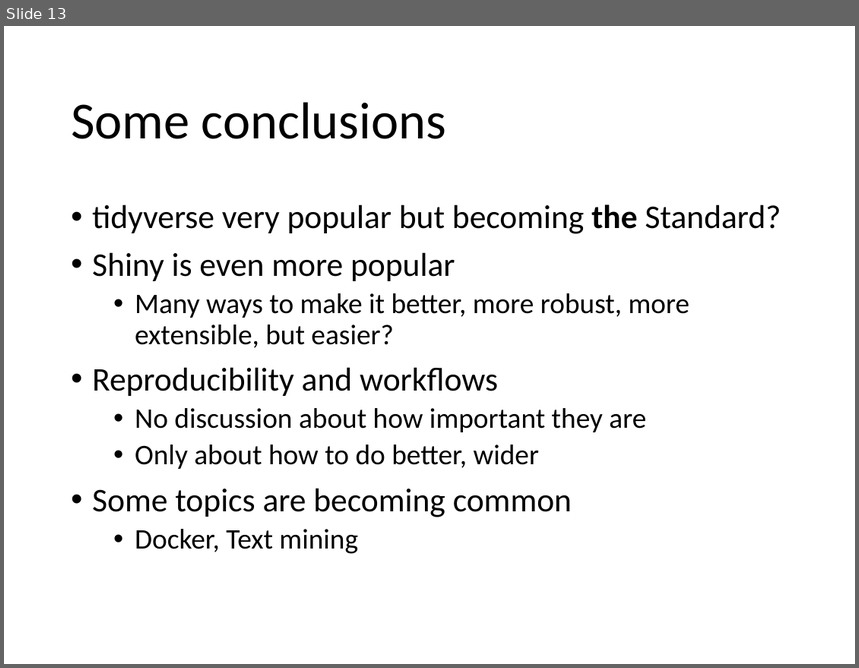
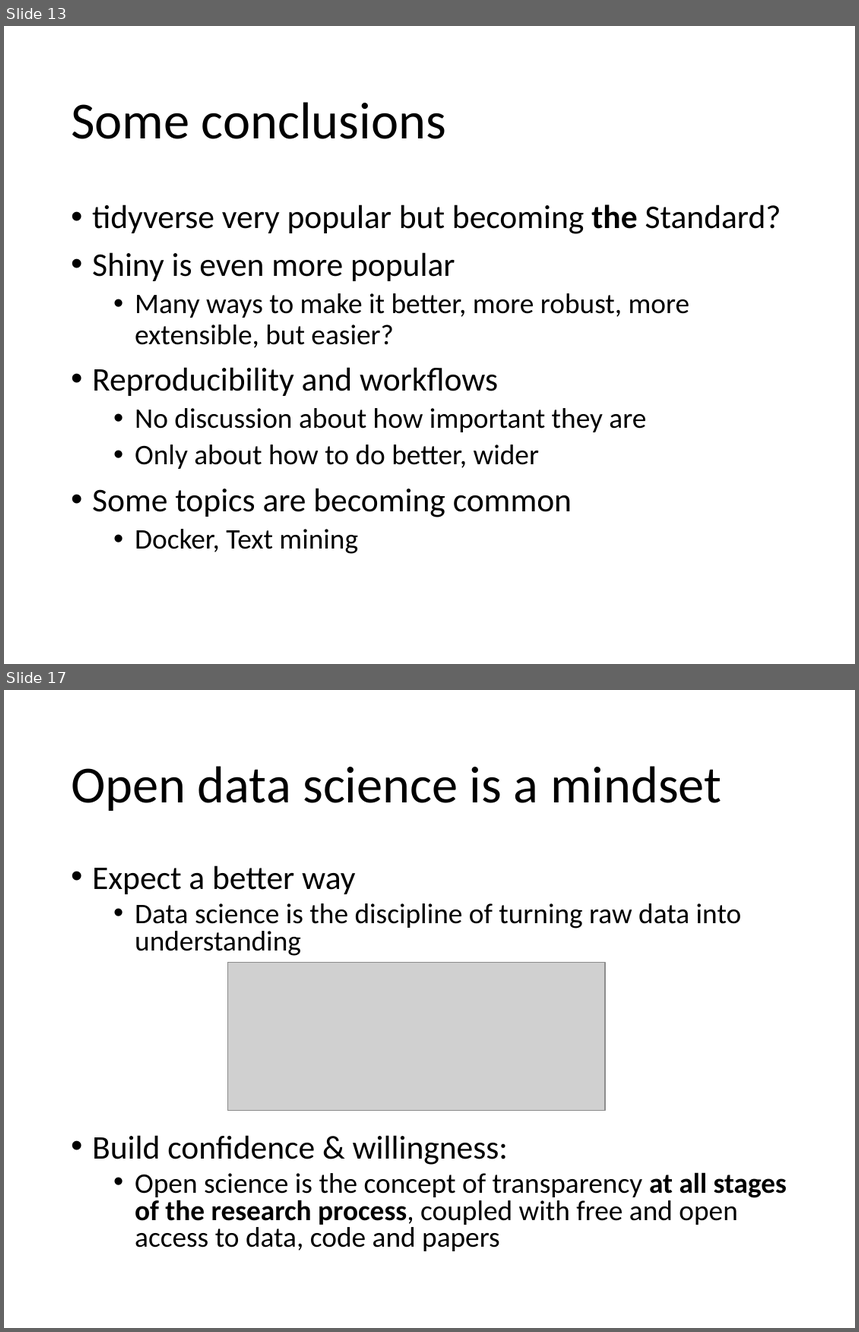
Before and after one commit to alexsanchezpla/2019-09-Lessons_learned_from_UseR2019, a slide deck: Lesssons learned from UseR! 2019.pptx. Shown one above the other, each under a label of ours: slide 13 before the commit, slides 13 and 17 after it; the slides between them are not shown. The pictures are 859x668 and 859x1332 pixels, drawn with LibreOffice and Linux fonts; fonts in the diff are those of the drawing; grey boxes stand for pictures. Boxes give left, top, right and bottom in pixels: in the first picture for what was removed or moved away, otherwise in the second. Text is boxed around its words. In the diff, an @@ line names an element or a change of style, - is before the commit and + after.

Commit message:
pol

```diff
--- a/Lesssons learned from UseR! 2019.pptx
+++ b/Lesssons learned from UseR! 2019.pptx
@@ slide 17 added at box(4, 690, 855, 1328), background #FFFFFF @@
@@ title added at box(71, 766, 721, 811), 44 pt, text #000000 @@
+Open data science is a mindset
@@ text added at box(92, 866, 787, 1252), 24 pt, text #000000 @@
+• Expect a better way
+  • Data science is the discipline of turning raw data into understanding
+• Build confidence & willingness:
+  • Open science is the concept of transparency at all stages of the research process, coupled with free and open access to data, code and papers
@@ picture added at box(228, 962, 605, 1110) @@
```
Also in this commit, not shown: 6 other slides added.
